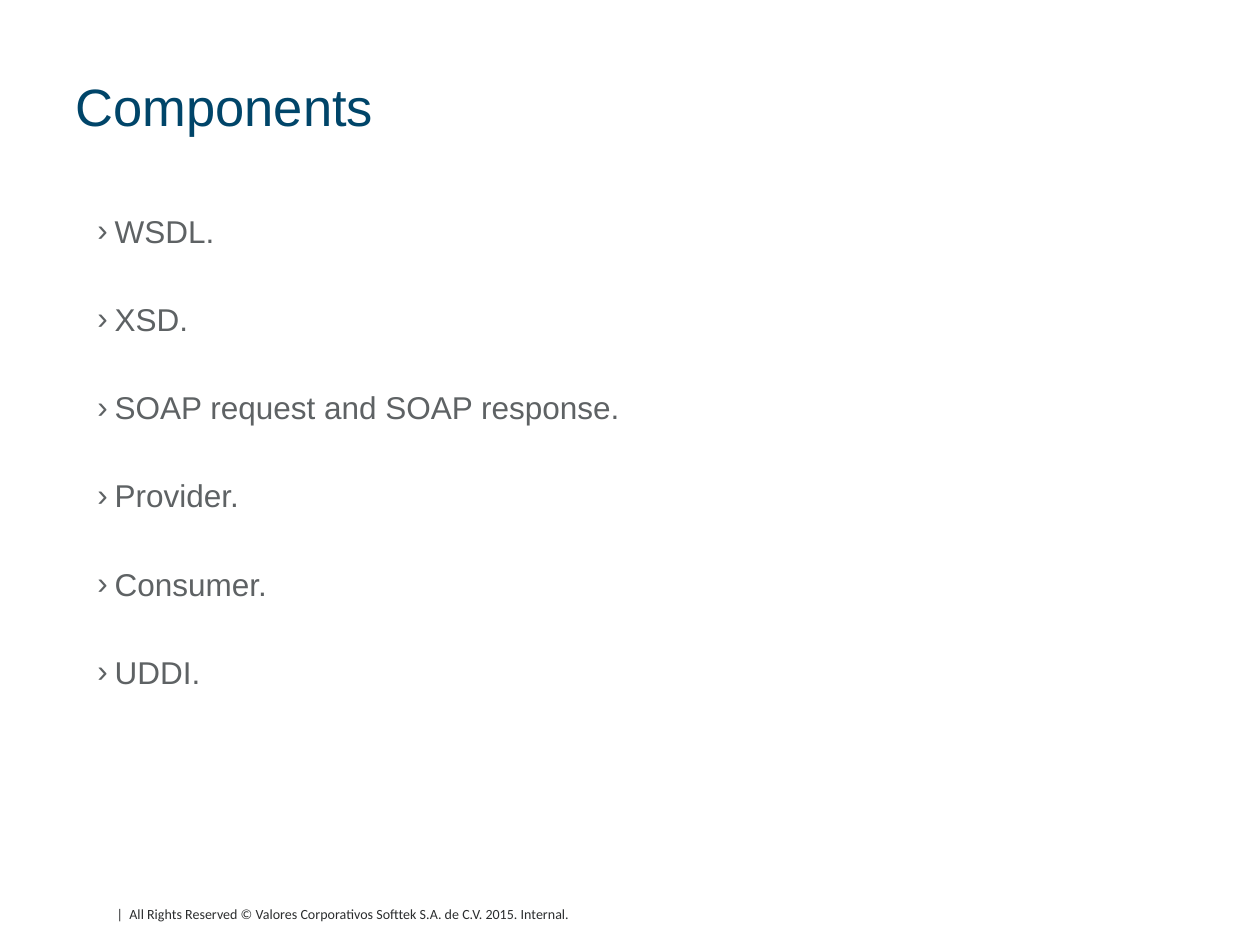
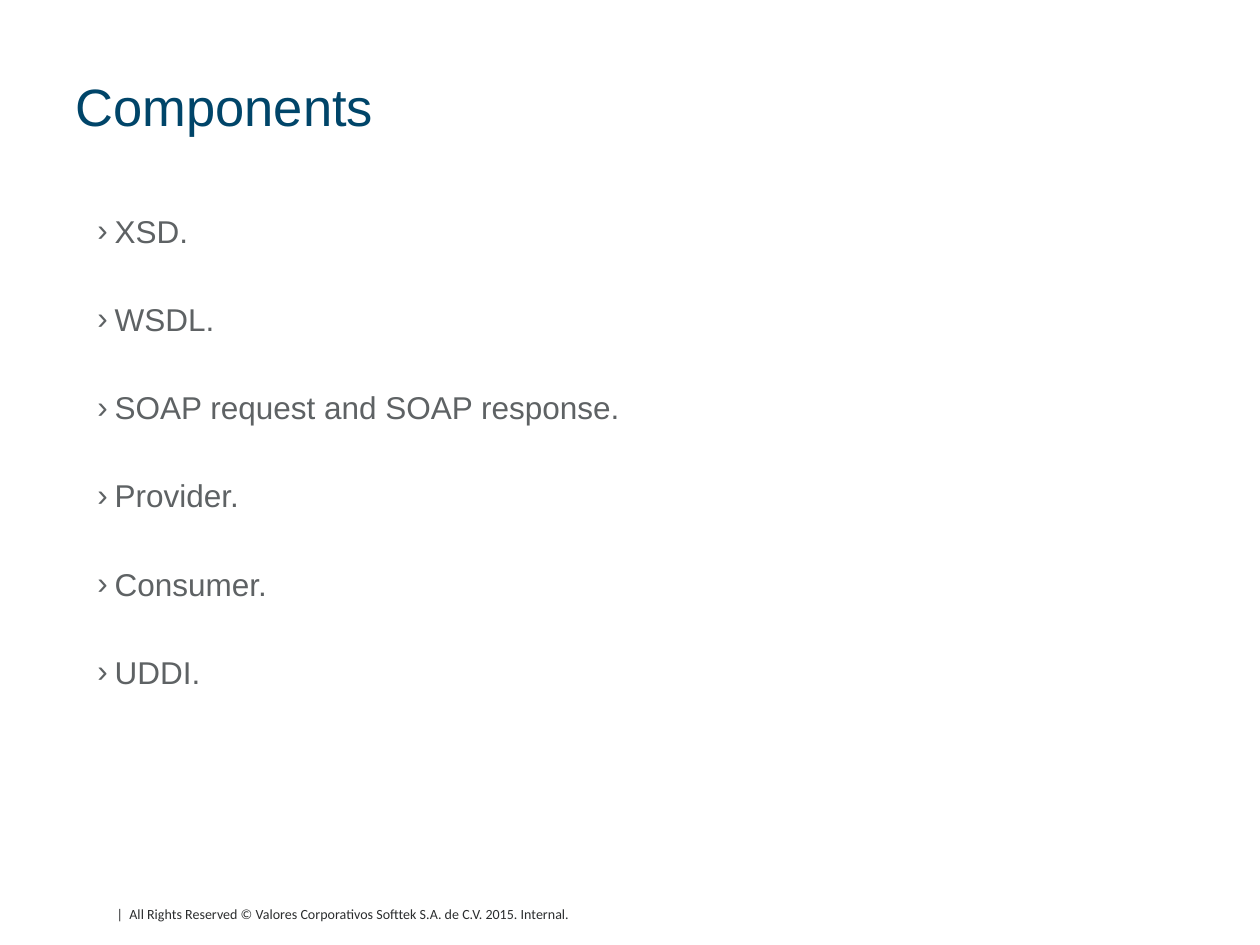
Before and after one commit to DavidHertz/WebServices, a slide deck: slide 9 of SOAP/doc/SOAP.pptx. Drawn at 1260x945 pixels with LibreOffice and Linux fonts; fonts in the diff are those of the drawing; background and template pictures are left out. Boxes give left, top, right and bottom in pixels: in the first picture for what was removed or moved away, otherwise in the second. Text is boxed around its words. In the diff, an @@ line names an element or a change of style, - is before the commit and + after.

```diff
--- a/SOAP/doc/SOAP.pptx
+++ b/SOAP/doc/SOAP.pptx
@@ text at (x1=115, y1=221, x2=188, y2=244): paragraph added @@
+› XSD.
@@ text at (x1=115, y1=309, x2=188, y2=332): paragraph removed @@
-› XSD.
```
Also in this commit, not shown: 4 other slides changed, 7 slides added, 16 other files.
